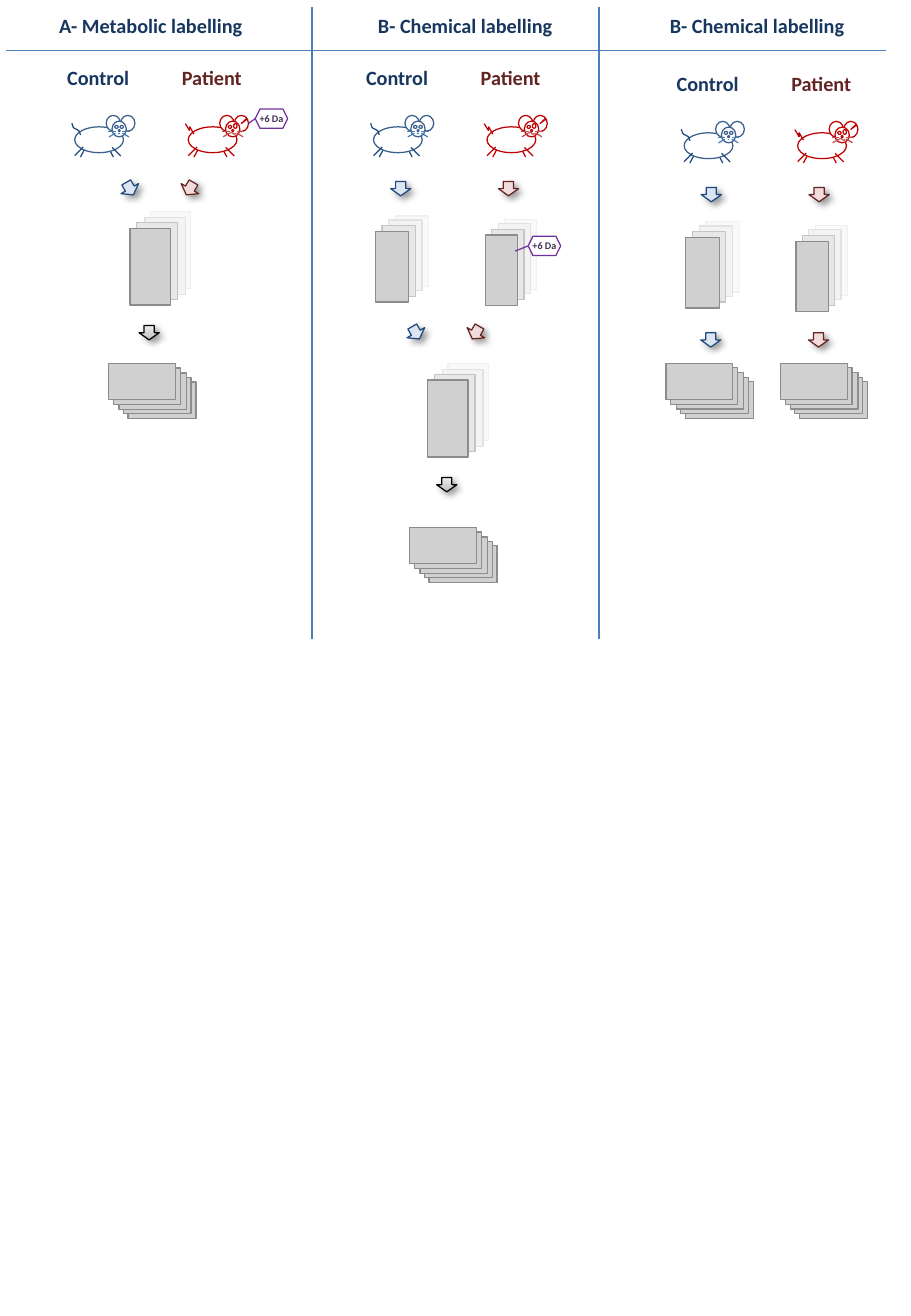
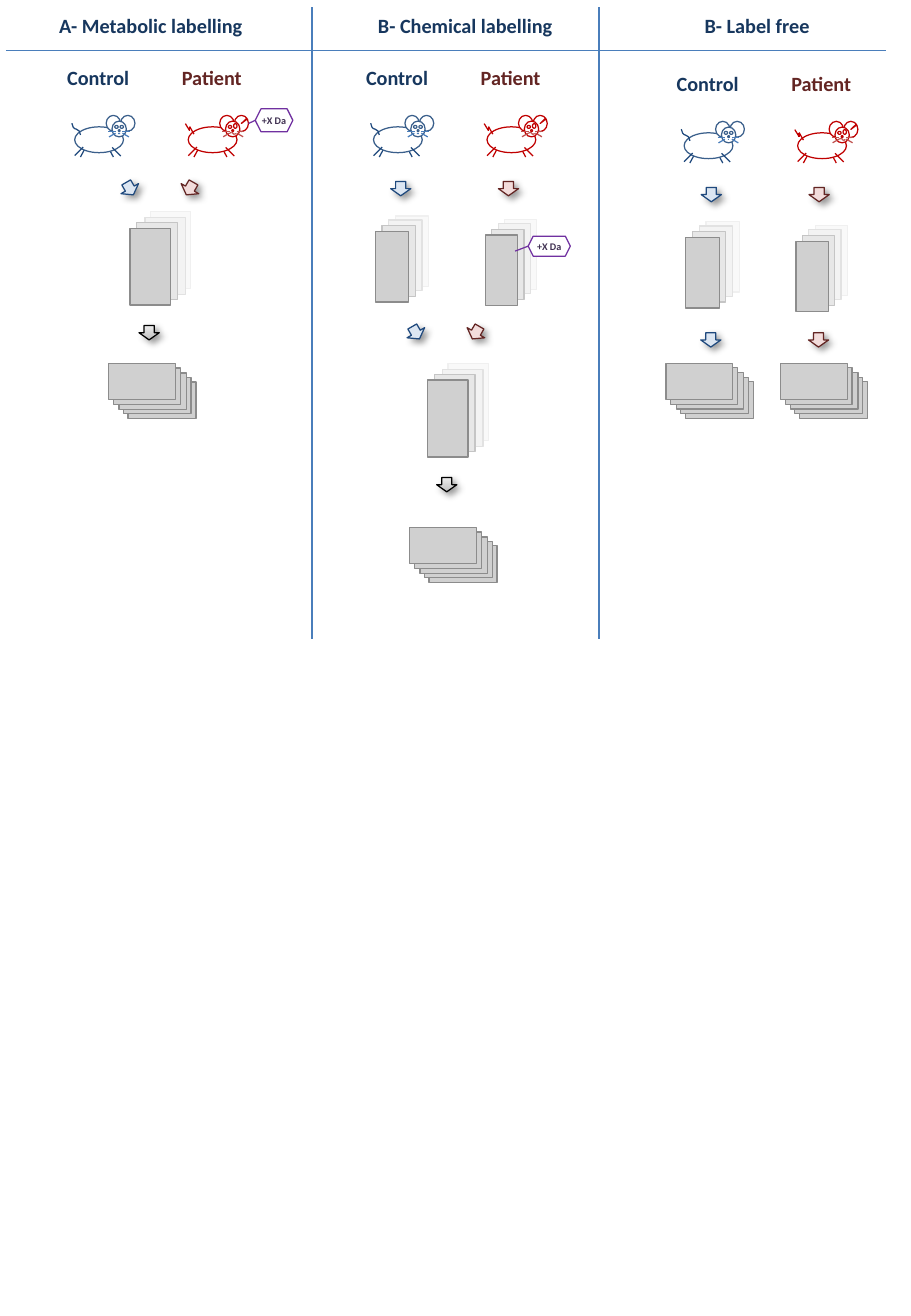
Before and after one commit to compomics/peptide-shaker, a slide deck: slide 2 of wiki/tutorial/2 - Quantification/2.0 - Introduction/illustrations/illustrations.pptx. Drawn at 911x1316 pixels with LibreOffice and Linux fonts; fonts in the diff are those of the drawing; grey boxes stand for pictures; background and template pictures are left out. Boxes give left, top, right and bottom in pixels: in the first picture for what was removed or moved away, otherwise in the second. Text is boxed around its words. In the diff, an @@ line names an element or a change of style, - is before the commit and + after.

Commit message:
Fixed a typo in the the quantification introduction where chemical labeling was used twice in the same figure instead of label free.

```diff
--- a/wiki/tutorial/2 - Quantification/2.0 - Introduction/illustrations/illustrations.pptx
+++ b/wiki/tutorial/2 - Quantification/2.0 - Introduction/illustrations/illustrations.pptx
@@ text at bbox=[705, 18, 810, 33]: text changed @@
-B- Chemical labelling
+B- Label free
@@ hexagon "+X Da": place and size @@
-hexagon "+X Da" at bbox=[255, 109, 288, 129]
+hexagon "+X Da" at bbox=[255, 109, 293, 132]
@@ text in hexagon at bbox=[262, 117, 286, 124]: text changed @@
-+6 Da
++X Da
@@ hexagon "+X Da": place and size @@
-hexagon "+X Da" at bbox=[528, 236, 561, 255]
+hexagon "+X Da" at bbox=[528, 236, 571, 255]
@@ text in hexagon at bbox=[537, 243, 561, 250]: text changed @@
-+6 Da
++X Da
```
Also in this commit, not shown: 2 other files.
